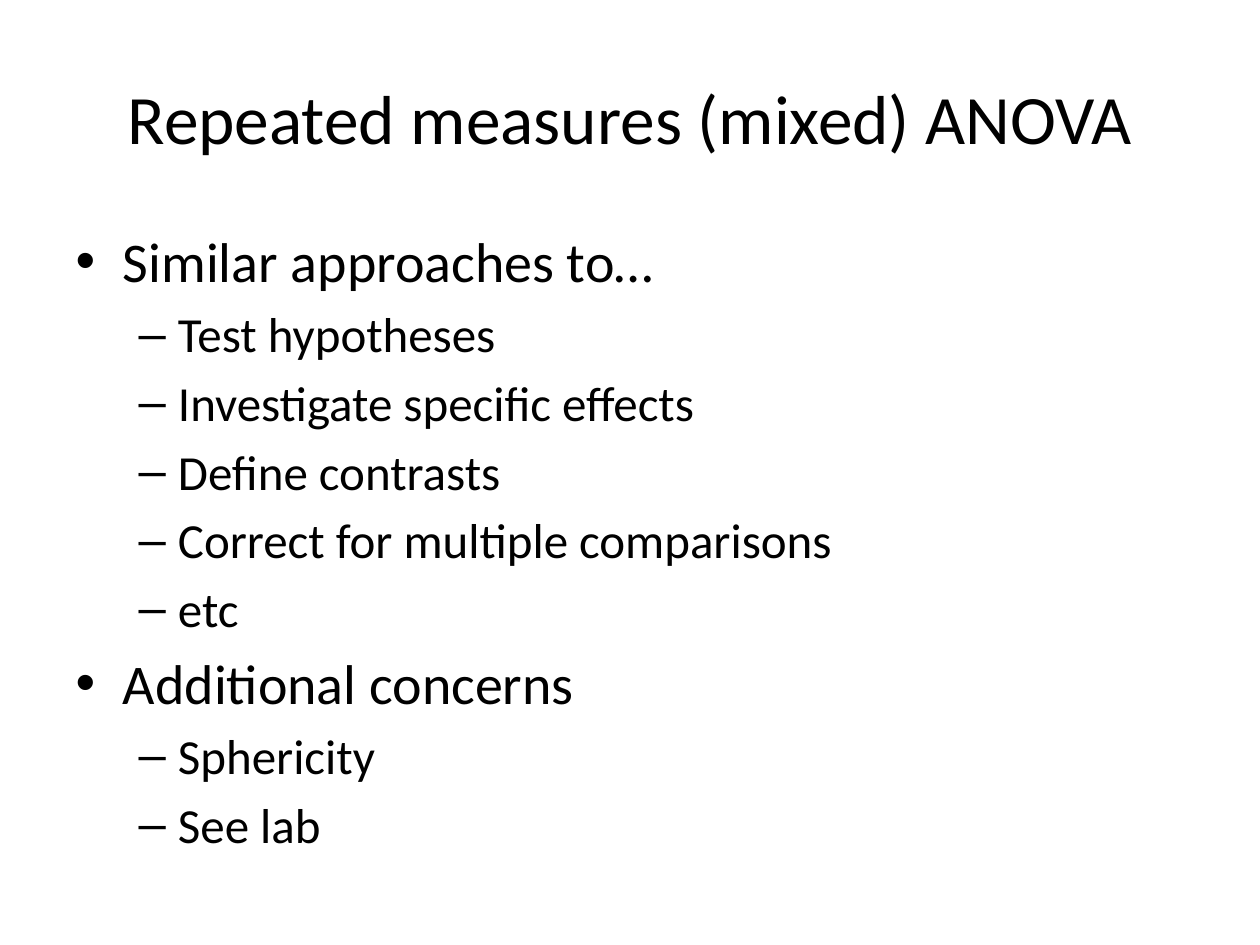
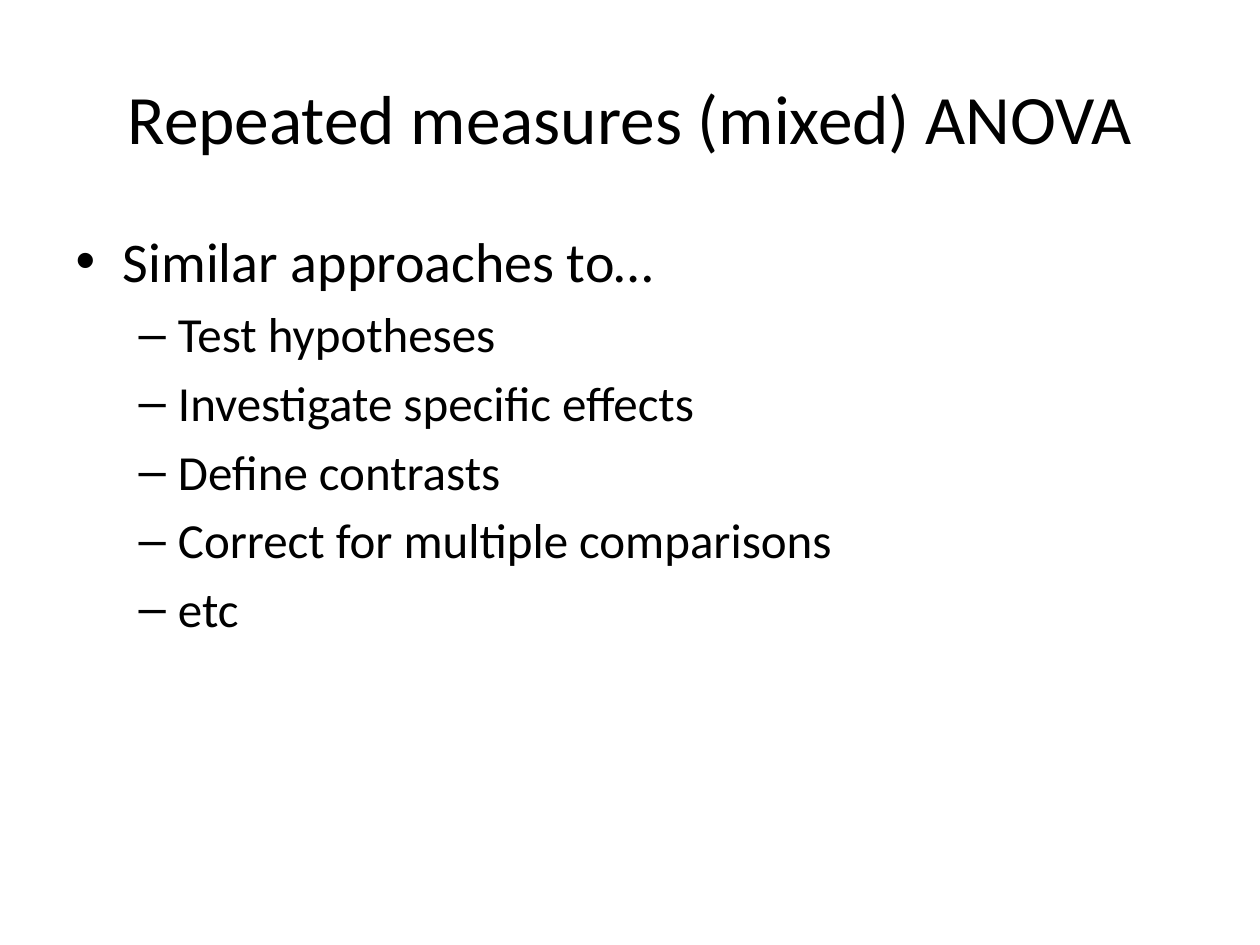
Before and after one commit to ethanweed/Stats4Humanities2016, a slide deck: slide 105 of Day4/Lecture 4.pptx. Drawn at 1260x945 pixels with LibreOffice and Linux fonts; fonts in the diff are those of the drawing. Boxes give left, top, right and bottom in pixels: in the first picture for what was removed or moved away, otherwise in the second. Text is boxed around its words. In the diff, an @@ line names an element or a change of style, - is before the commit and + after.

```diff
--- a/Day4/Lecture 4.pptx
+++ b/Day4/Lecture 4.pptx
@@ text at [123,665,573,844]: paragraphs removed @@
-• Additional concerns
-  – Sphericity
-  – See lab
```
Also in this commit, not shown: 4 other slides changed, 1 slide removed, 4 other files.
